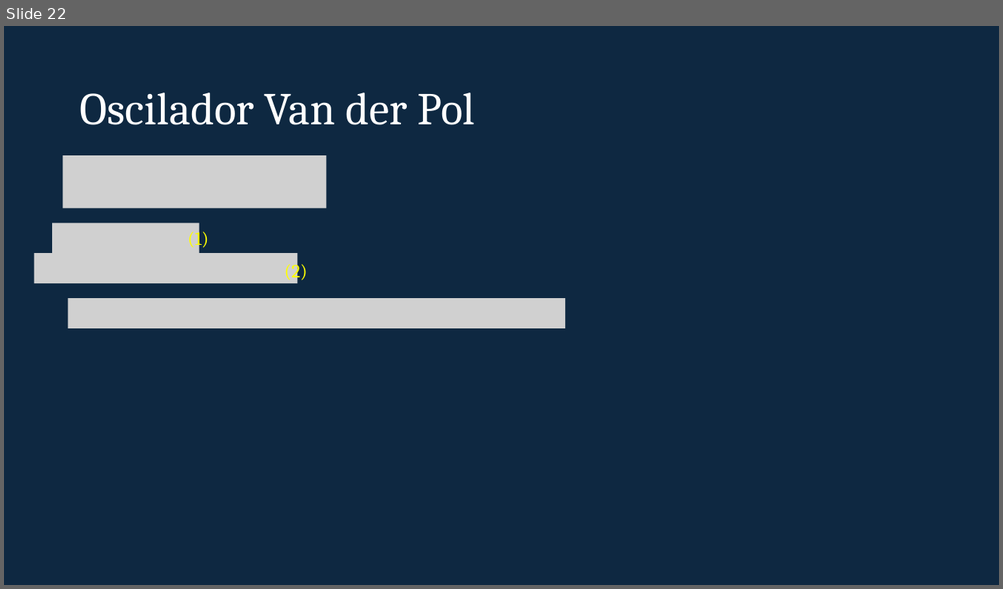
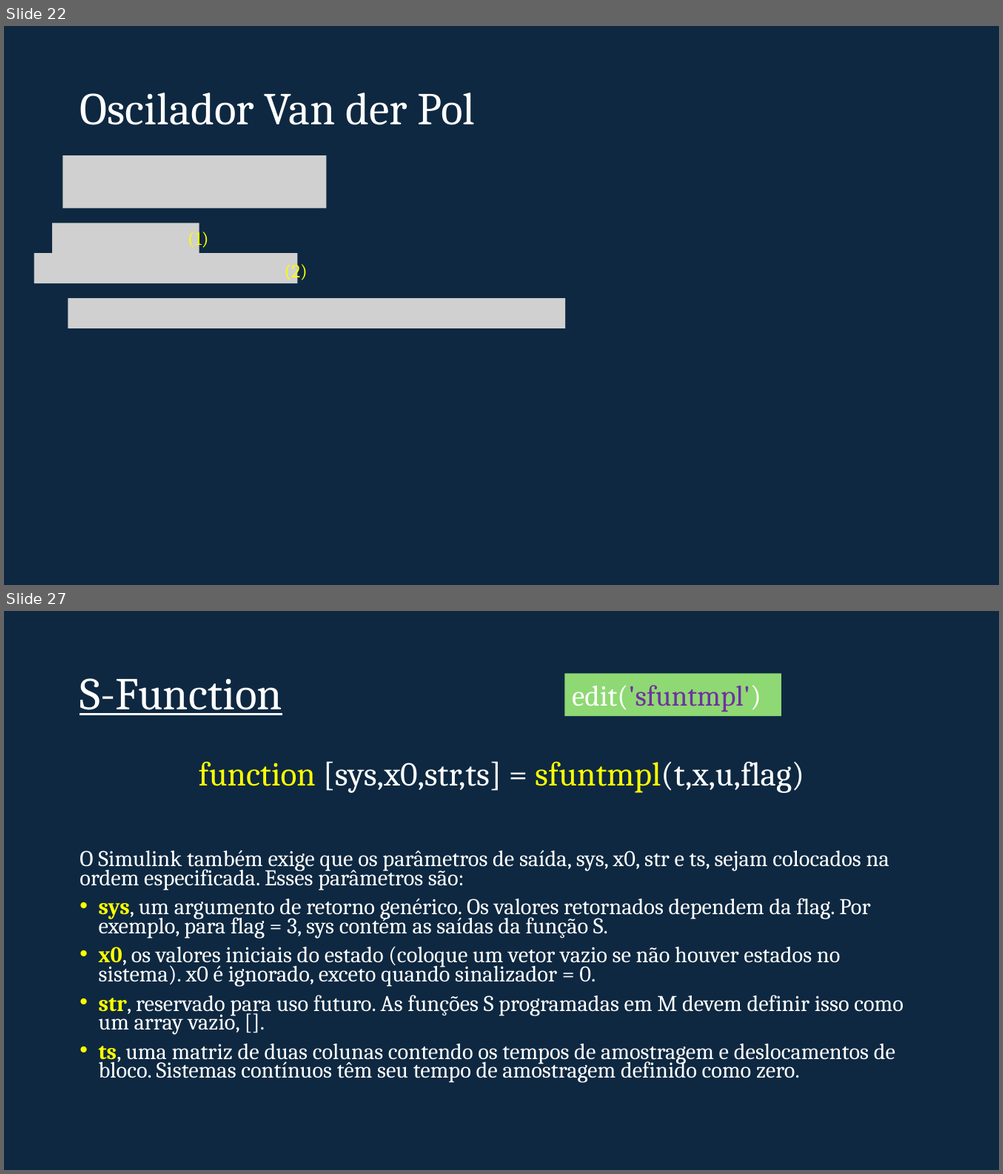
Before and after one commit to sergioacg/simulink-ep, a slide deck: Simulink.pptx. Shown one above the other, each under a label of ours: slide 22 before the commit, slides 22 and 27 after it; the slides between them are not shown. The pictures are 1003x589 and 1003x1174 pixels, drawn with LibreOffice and Linux fonts; fonts in the diff are those of the drawing; grey boxes stand for pictures; background and template pictures are left out. Boxes give left, top, right and bottom in pixels: in the first picture for what was removed or moved away, otherwise in the second. Text is boxed around its words. In the diff, an @@ line names an element or a change of style, - is before the commit and + after.

```diff
--- a/Simulink.pptx
+++ b/Simulink.pptx
@@ slide 27 added at bbox=[4, 611, 999, 1170], background #0E2841 @@
@@ rectangle added at bbox=[564, 674, 781, 716], fill #8ED973, 28 pt, text #7030A0 @@
+edit('sfuntmpl')
@@ title added at bbox=[79, 678, 282, 715], 44 pt, text #FFFFFF, underline @@
+S-Function
@@ text added at bbox=[79, 761, 903, 1083], 21.7 pt, text #FFFFFF @@
+function [sys,x0,str,ts] = sfuntmpl(t,x,u,flag)
+O Simulink também exige que os parâmetros de saída, sys, x0, str e ts, sejam colocados na ordem especificada. Esses parâmetros são:
+• sys, um argumento de retorno genérico. Os valores retornados dependem da flag. Por exemplo, para flag = 3, sys contém as saídas da função S.
+• x0, os valores iniciais do estado (coloque um vetor vazio se não houver estados no sistema). x0 é ignorado, exceto quando sinalizador = 0.
+• str, reservado para uso futuro. As funções S programadas em M devem definir isso como um array vazio, [].
+• ts, uma matriz de duas colunas contendo os tempos de amostragem e deslocamentos de bloco. Sistemas contínuos têm seu tempo de amostragem definido como zero.
```
Also in this commit, not shown: 5 other slides added, 23 other files.
